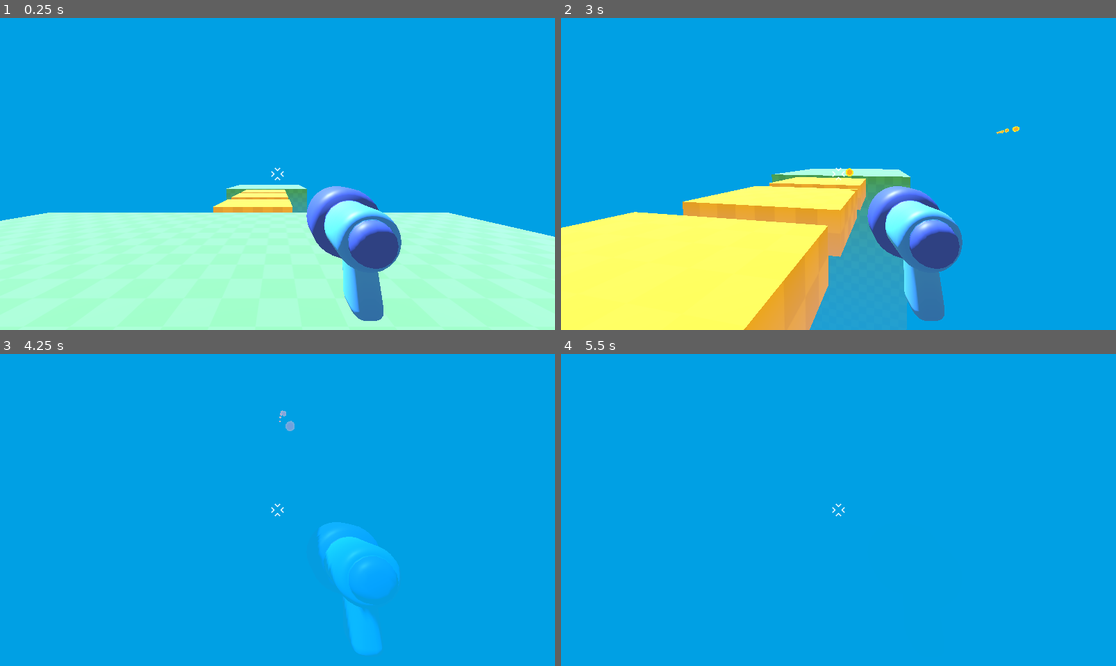
Above: before the commit, frames 1-4 (two rows, left to right).
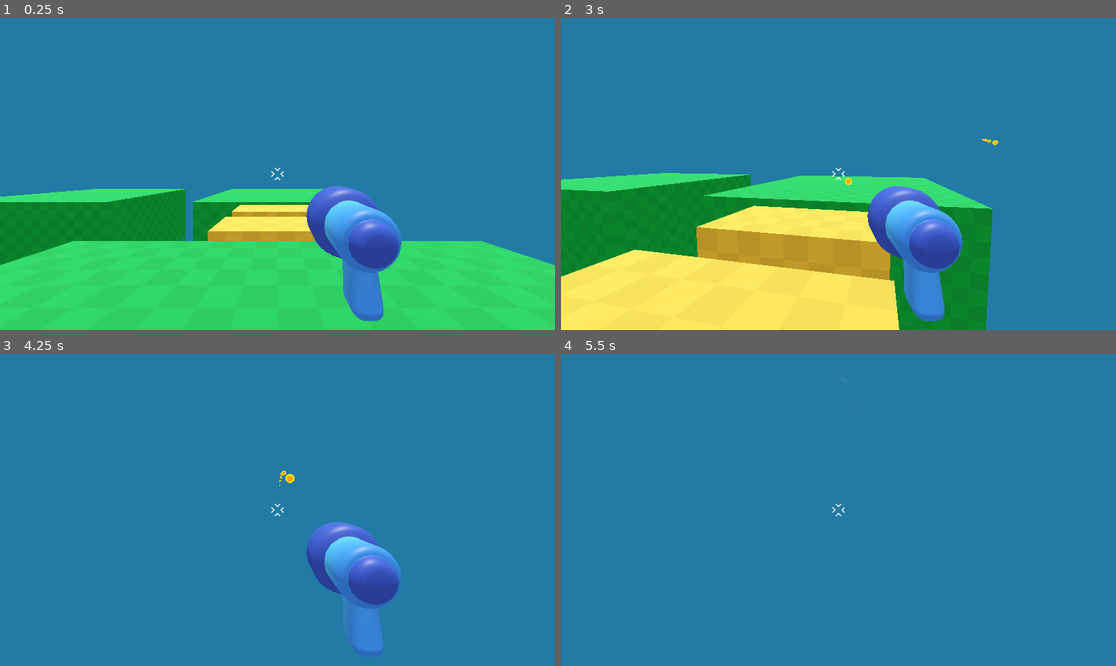
Above: after the commit, the same moments.

Repository: autrera/tutorial-fps-survivors-arena
Game: Godot game, scene res://game.tscn
Same seed, same stepped clock (60 frames per second), same inputs: the game is played once before the commit and once after it. Before the commit the project starts from res://level/temporary_level.tscn.
Inputs (mouse positions are in pixels of both pictures, inside the frame that each line leads up to):
- Up to frame 1 (0.25 s): no input
- Up to frame 2 (3 s): tap Enter at 0.5 s; move the mouse to (866, 174) at 0.52 s; press the mouse at (866, 174) at 0.53 s; hold W (move_forward) from 0.53 s (still down); tap Space (jump) at 0.77, 1.52 s; move the mouse to (810, 174) at 1.27 s; release the mouse at (810, 174) at 1.28 s; click (810, 174) at 1.35 s; move the mouse to (849, 167) at 2.02 s; press the mouse at (849, 167) at 2.03 s; move the mouse to (832, 180) at 2.77 s; release the mouse at (832, 180) at 2.78 s; click (832, 180) at 2.85 s
- Up to frame 3 (4.25 s): keep holding W (move_forward); tap Space (jump) at 3.02, 3.77 s; move the mouse to (316, 513) at 3.52 s; press the mouse at (316, 513) at 3.53 s
- Up to frame 4 (5.5 s): keep holding W (move_forward); move the mouse to (794, 506) at 4.27 s; release the mouse at (794, 506) at 4.28 s; click (794, 506) at 4.35 s; tap Space (jump) at 4.52 s; move the mouse to (844, 510) at 5.02 s; press the mouse at (844, 510) at 5.03 s

The runs differ from the first frame. In frame 1, 99% of the frame differs, in the area x 0-100%, y 0-100%; in frame 2, 94%; in frame 3, 100%; in frame 4, 100%.

Commit message:
Change the main scene to our custom platform level

Diff:
--- a/project.godot
+++ b/project.godot
@@ -11,7 +11,7 @@
 [application]
 
 config/name="My first 3d game"
-run/main_scene="uid://dp7sxe5xl5shk"
+run/main_scene="uid://d1gbpir2xlj0v"
 config/features=PackedStringArray("4.4", "Mobile")
 config/icon="res://icon.svg"
 
